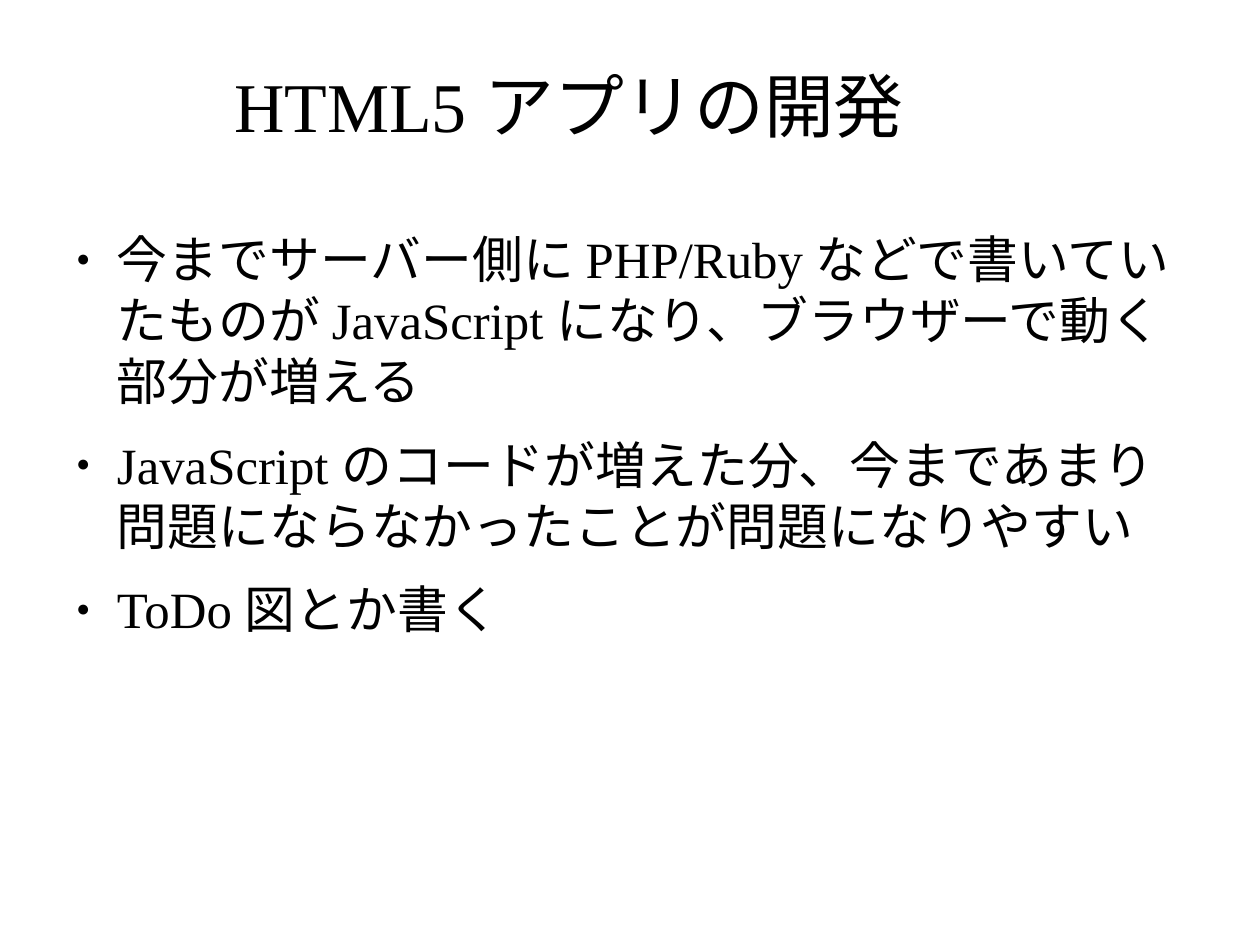
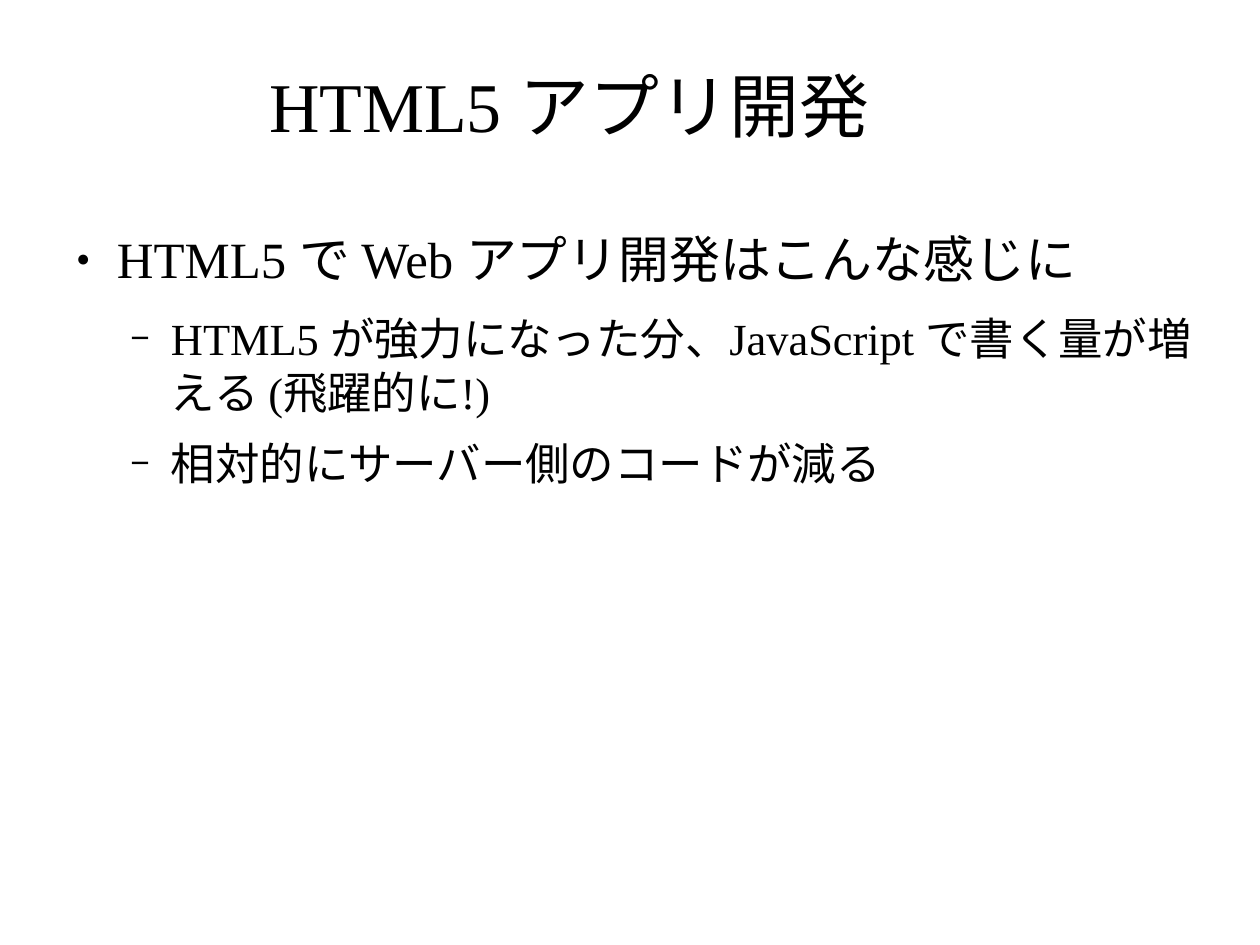
Before and after one commit to masakura/slides, a slide deck: slide 2 of html5jk#1/slide2.odp. Drawn at 1260x945 pixels with LibreOffice and Linux fonts; fonts in the diff are those of the drawing; background and template pictures are left out. Boxes give left, top, right and bottom in pixels: in the first picture for what was removed or moved away, otherwise in the second. Text is boxed around its words. In the diff, an @@ line names an element or a change of style, - is before the commit and + after.

Commit message:
SPA や HTML5 アプリの開発の図解を追加

```diff
--- a/html5jk#1/slide2.odp
+++ b/html5jk#1/slide2.odp
@@ title at (x1=269, y1=73, x2=869, y2=138): text changed @@
-HTML5 アプリの開発
+HTML5 アプリ開発
@@ text at (x1=117, y1=235, x2=1191, y2=484): text changed; size 32 to 28 pt @@
-● 今までサーバー側に PHP/Ruby などで書いていたものが JavaScript になり、ブラウザーで動く部分が増える
-● JavaScript のコードが増えた分、今まであまり問題にならなかったことが問題になりやすい
-● ToDo 図とか書く
+● HTML5 で Web アプリ開発はこんな感じに
+  − HTML5 が強力になった分、JavaScript で書く量が増える (飛躍的に!)
+  − 相対的にサーバー側のコードが減る
```
Also in this commit, not shown: 4 other slides changed, 10 slides added.
